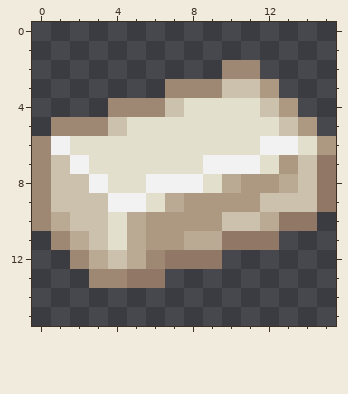
Pixel-art sprite: wiki/icons/category/page_icon_aluminum_ingot.png. The picture above was drawn from the file before the commit.
The file is 32x32 pixels, drawn in blocks of 2x2; one block is one cell here.
The result:
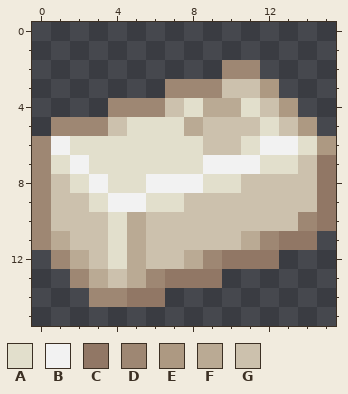
Palette (. is transparent): A #e2dfcc  B #f2f2f2  C #917765  D #9e8773  E #ad9982  F #baaa94  G #ccc1ad
Changes in this commit:
y 4: x 9..10 AA -> FF
y 5: x 8..11 AAAA -> FGGG
y 6: x 9..10 AA -> GG
y 7: x 1 G -> A; x 13 E -> A
y 8: x 2 G -> A; x 10..13 FEEF -> AGGG
y 9: x 3 G -> A; x 7..11 FEEEE -> AGGGG
y 10: x 1 F -> G; x 6..9 EEEE -> GGGG; x 12..15 FCC. -> GGDC
y 11: x 0..2 .DF -> DFG; x 6..14 EEFFCCC.. -> GGGGGFDCC
y 12: x 1..4 .DFG -> DFGA; x 6..12 DCCC... -> GGFDCCC
y 13: x 2..9 .DDCC... -> DFGFDCCC
y 14: x 3..6 .... -> DDCC
